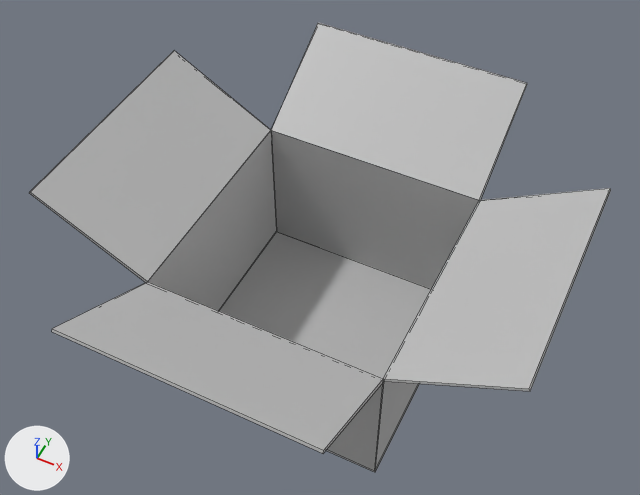
The FBX model Assets/Mesh/CAJA_CARTON.fbx, before and after one commit.
Both versions are drawn from a 50 mm camera at (0.537, -1.076, 1.658) aimed at (-0.017, 0.033, 0.272). The axes (+X, +Y, +Z) are drawn at lower left. The lights are the same throughout. Mesh edges are drawn as thin lines. Where no turn or scale is listed for an object, it has been applied to the vertices.

Names of what the first picture shows: 'CAJA_CARTON'.
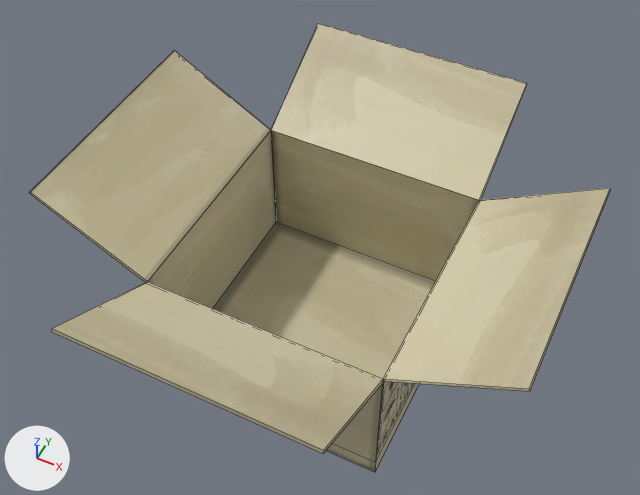
The edits, one by one:
Picture 'ROOM_DOOR.jpg' (img_room_door_jpg) is new.
In material 'Door_mat' (mat_door_mat), base_color is no longer (0.5, 0.5, 0.5), grey #bcbcbc.
In material 'Door_mat' (mat_door_mat), texture is now set to img_room_door_jpg.
me_mesh has 32 vertices, 30 faces and spans x -0.492..0.492, y -0.492..0.492, z 0.0..0.477.
me_mesh is used by ob_caja_carton; location (0.0, 0.0, 0.0).
Before the commit, vertices of me_mesh: 16 (-0.248, -0.248, 0.002), 17 (0.248, -0.248, 0.002) at pixel (374, 470), 22 (-0.248, 0.248, 0.002) at pixel (276, 231), 23 (0.248, 0.248, 0.002).
Part 1, on me_mesh:
Vertices 16, 17, 22, 23 of me_mesh move by (0.0, 0.0, 0.036).

Location of each change, [x1, y1, x2, y2] in pixels of the pictures (640 x 495 px; the box of a moved part takes in the faces that stretch with it):
'CAJA_CARTON', surface changed, reshaped (grey to beige): [29, 23, 611, 472] in both
part 1 of me_mesh, moved or reshaped: [148, 130, 479, 379] in both
